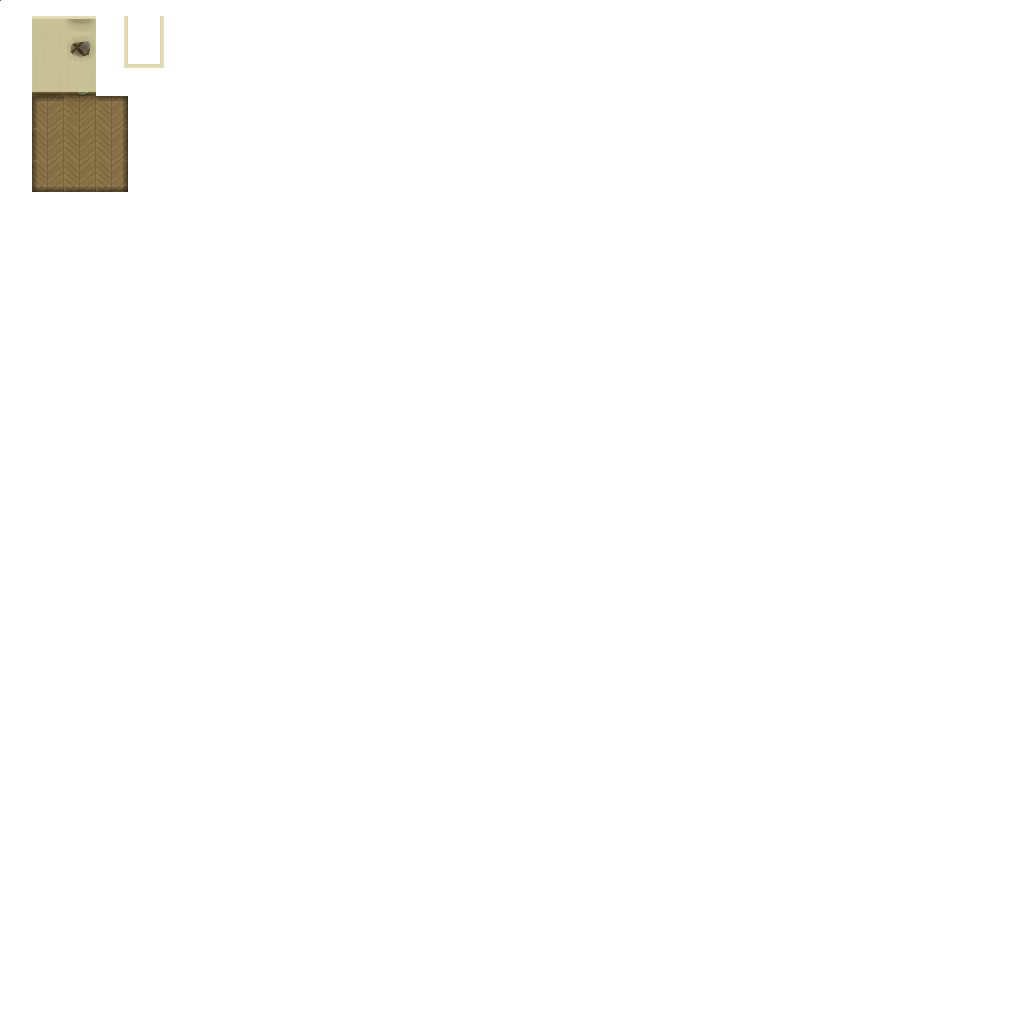
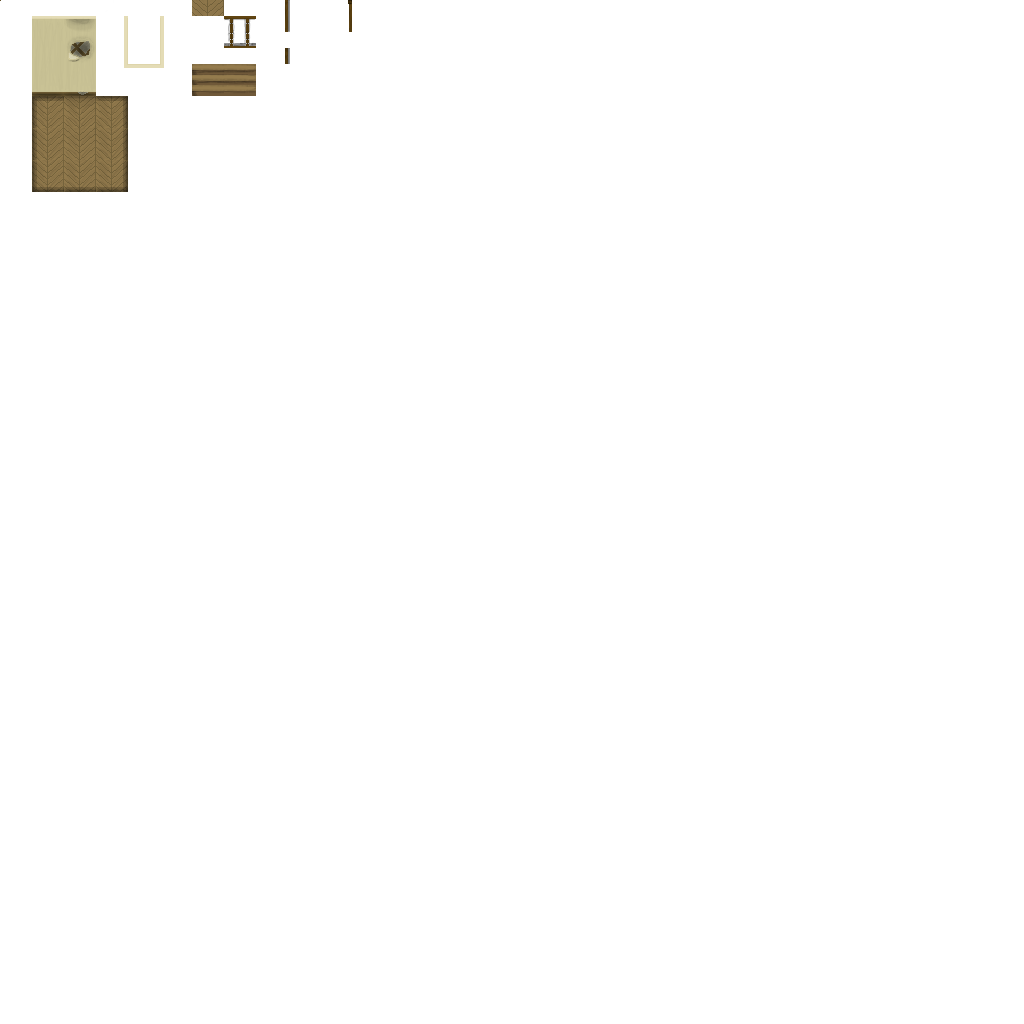
Revision of a layered 1024×1024 image; what changed, layer by layer:
removed layer "Слой 41" over [64,40,96,160]
removed layer "Слой 40" over [64,40,96,160]
added layer "Слой 59" above "Слой 58" over [64,0,352,160]
added layer "Слой 58" above "Слой 14" over [64,0,352,160]
